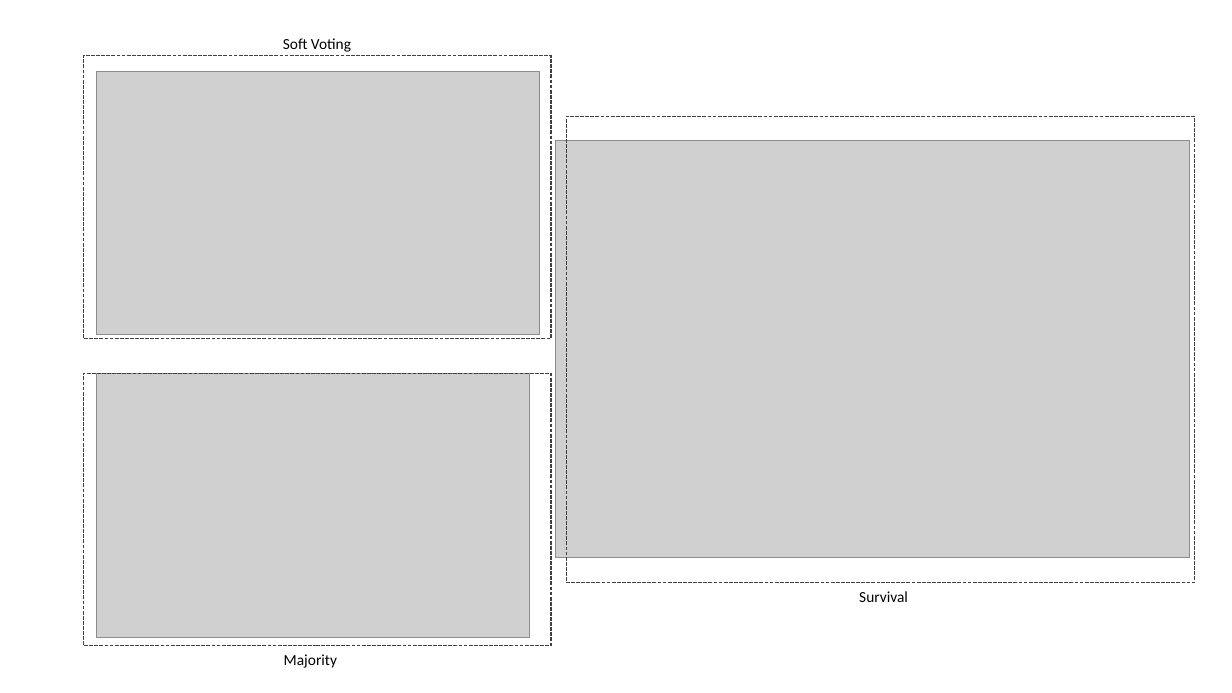
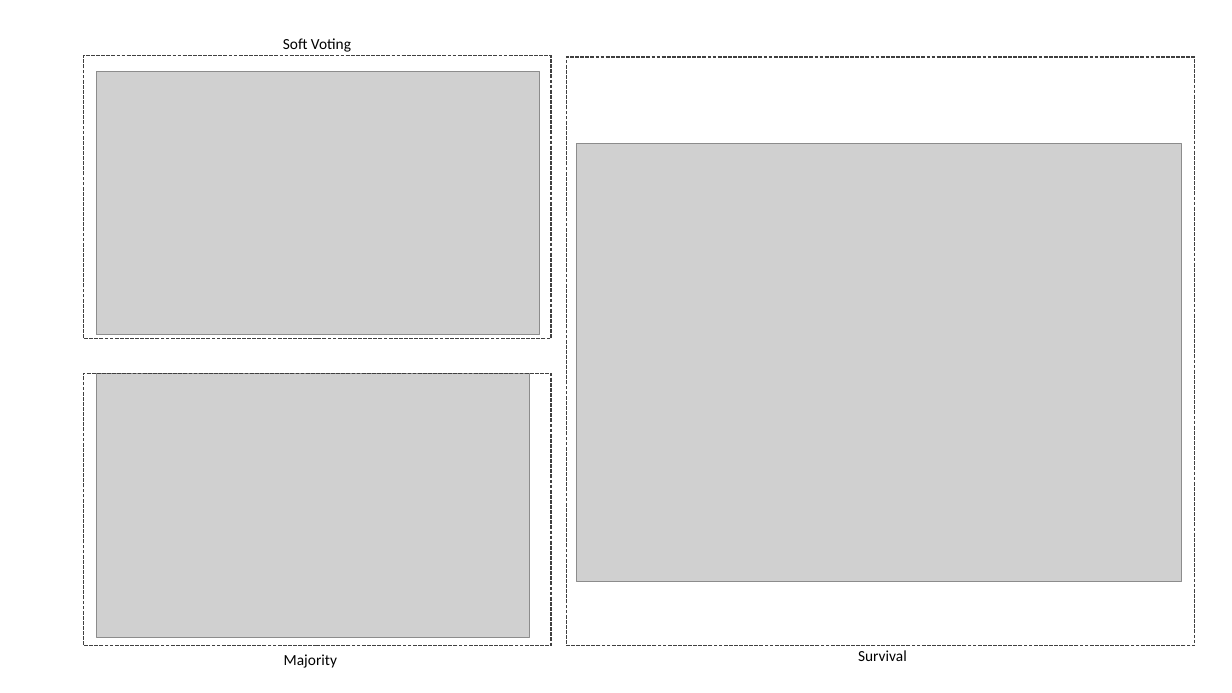
Before and after one commit to aaajeong/Time-Step-Ensemble-in-Arithmetic, a slide deck: slide 5 of 개인미팅준비.pptx. Drawn at 1232x693 pixels with LibreOffice and Linux fonts; fonts in the diff are those of the drawing; grey boxes stand for pictures. Boxes give left, top, right and bottom in pixels: in the first picture for what was removed or moved away, otherwise in the second. Text is boxed around its words. In the diff, an @@ line names an element or a change of style, - is before the commit and + after.

```diff
--- a/개인미팅준비.pptx
+++ b/개인미팅준비.pptx
@@ rectangle: place and size @@
-rectangle at <box>567,116,1195,583</box>
+rectangle at <box>567,57,1195,646</box>
@@ picture: place and size @@
-picture at <box>556,140,1190,558</box>
+picture at <box>577,143,1182,582</box>
@@ text "Survival": place and size @@
-text "Survival" at <box>859,591,908,602</box>
+text "Survival" at <box>858,650,907,661</box>
```
Also in this commit, not shown: 1 other slide changed, 3 slides added, 37 other files.
